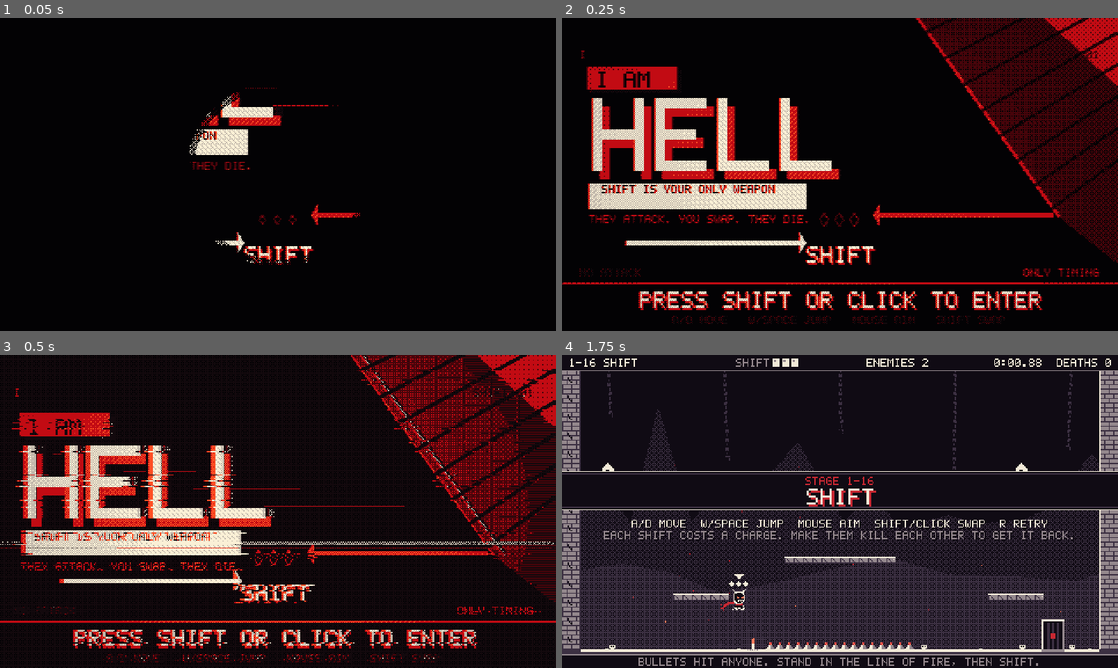
Above: before the commit, frames 1-4 (two rows, left to right).
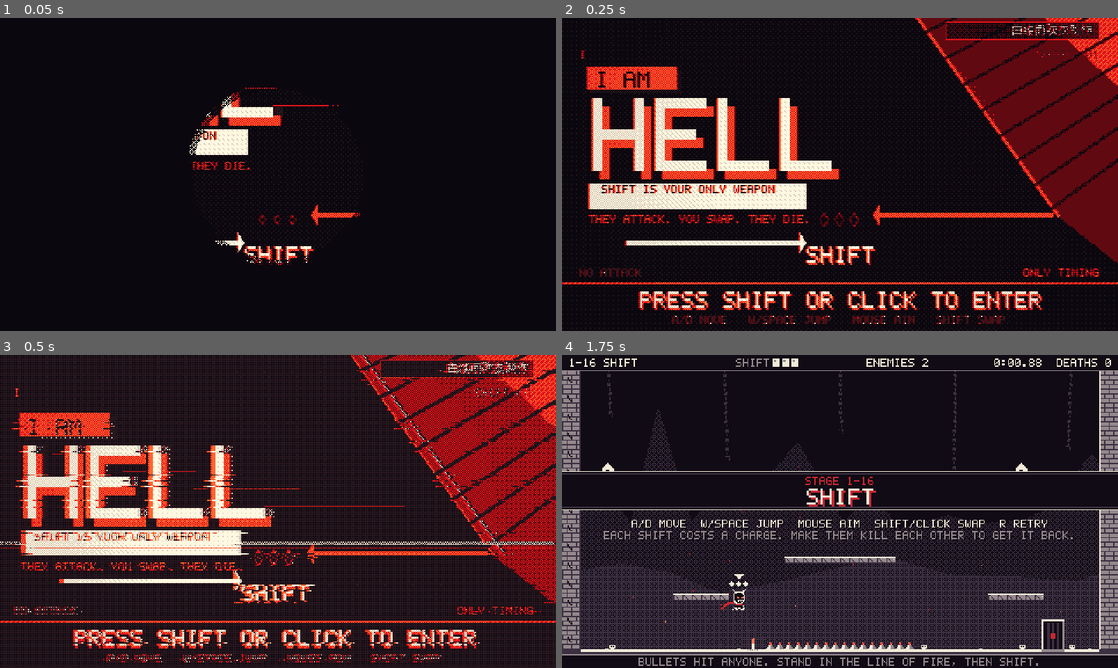
Above: after the commit, the same moments.

Repository: lvyuchuiyi/i-am-hell
Game: Godot game, scene res://scenes/main.tscn
The game is run twice, just before and just after one commit, with the same random seed, the same clock (stepped at 60 frames per second) and the same inputs.
Inputs (mouse positions are in pixels of both pictures, inside the frame that each line leads up to):
- Up to frame 1 (0.05 s): no input
- Up to frame 2 (0.25 s): no input
- Up to frame 3 (0.5 s): no input
- Up to frame 4 (1.75 s): tap Enter at 0.5 s; move the mouse to (962, 495) at 0.52 s; hold D from 0.53 s (still down); tap R at 0.6 s; click (962, 495) at 0.67 s; tap Space at 0.77, 1.07, 1.52 s; move the mouse to (728, 527) at 1.27 s; tap N at 1.35 s

The runs differ from the first frame. In frame 1, 2.5% of the frame differs, in the area x 34-66%, y 22-79%; in frame 2, 32%, in the area x 0-100%, y 0-100%; in frame 3, 26%; in frame 4, nothing differs.

Commit message:
Refine title screen visibility and add author credit

Diff:
--- a/start_page/start_screen.gd
+++ b/start_page/start_screen.gd
@@ -8,15 +8,16 @@
 const GAME_SCENE := "res://scenes/main.tscn"
 const START_META := "iamhell_game_started"
 const CYCLE := 4.8
-
-const C_BLACK := Color(0.012, 0.008, 0.016)
-const C_DARK := Color(0.075, 0.035, 0.050)
-const C_MID := Color(0.29, 0.25, 0.28)
-const C_LIGHT := Color(0.76, 0.72, 0.67)
-const C_WHITE := Color(0.98, 0.94, 0.84)
-const C_RED_DARK := Color(0.28, 0.015, 0.040)
-const C_RED := Color(0.76, 0.045, 0.075)
-const C_EMBER := Color(1.0, 0.31, 0.14)
+const AUTHOR_CREDIT := "由缕雨吹衣制作"
+
+const C_BLACK := Color(0.045, 0.030, 0.055)
+const C_DARK := Color(0.15, 0.085, 0.115)
+const C_MID := Color(0.48, 0.42, 0.46)
+const C_LIGHT := Color(0.84, 0.79, 0.72)
+const C_WHITE := Color(1.0, 0.97, 0.88)
+const C_RED_DARK := Color(0.38, 0.035, 0.065)
+const C_RED := Color(0.88, 0.075, 0.10)
+const C_EMBER := Color(1.0, 0.40, 0.18)
 
 const TITLE_SHADER := """
 shader_type canvas_item;
@@ -71,7 +72,7 @@
 		texture(screen_tex, uv - vec2(split, 0.0)).b
 	);
 	vec2 q = (uv - vec2(0.5)) * vec2(1.55, 1.0);
-	c *= 1.0 - smoothstep(0.35, 0.80, length(q)) * (0.18 + hit * 0.20);
+	c *= 1.0 - smoothstep(0.35, 0.80, length(q)) * (0.10 + hit * 0.16);
 	c *= 0.96 + 0.04 * sin(FRAGCOORD.y * 3.14159);
 	c = mix(c, vec3(1.0), clamp(flash * 0.82, 0.0, 0.9));
 
@@ -83,37 +84,37 @@
 	if (is_red) {
 		int k = int(clamp(floor(mx * 3.0 + th + 0.5), 0.0, 3.0));
 		result = choose_color(k,
-			vec3(0.012, 0.008, 0.016),
-			vec3(0.280, 0.015, 0.040),
-			vec3(0.760, 0.045, 0.075),
-			vec3(1.000, 0.310, 0.140));
+			vec3(0.045, 0.030, 0.055),
+			vec3(0.380, 0.035, 0.065),
+			vec3(0.880, 0.075, 0.100),
+			vec3(1.000, 0.400, 0.180));
 	} else {
 		float l = dot(c, vec3(0.299, 0.587, 0.114));
 		int k = int(clamp(floor(l * 3.0 + th + 0.5), 0.0, 3.0));
 		result = choose_color(k,
-			vec3(0.012, 0.008, 0.016),
-			vec3(0.075, 0.035, 0.050),
-			vec3(0.760, 0.720, 0.670),
-			vec3(0.980, 0.940, 0.840));
+			vec3(0.045, 0.030, 0.055),
+			vec3(0.150, 0.085, 0.115),
+			vec3(0.840, 0.790, 0.720),
+			vec3(1.000, 0.970, 0.880));
 	}
 
 	if (impact > 0.56) {
 		float l2 = dot(c, vec3(0.299, 0.587, 0.114));
 		if (is_red) {
-			result = vec3(0.760, 0.045, 0.075);
+			result = vec3(0.880, 0.075, 0.100);
 		} else if (l2 > 0.34) {
-			result = vec3(0.980, 0.940, 0.840);
+			result = vec3(1.000, 0.970, 0.880);
 		} else {
-			result = vec3(0.012, 0.008, 0.016);
+			result = vec3(0.045, 0.030, 0.055);
 		}
 	}
 
 	vec2 px = SCREEN_UV / SCREEN_PIXEL_SIZE;
 	float dist = length(px - iris_center);
 	if (dist > iris_r) {
-		result = vec3(0.012, 0.008, 0.016);
+		result = vec3(0.045, 0.030, 0.055);
 	} else if (dist > iris_r - 6.0 && th > -0.15) {
-		result = vec3(0.012, 0.008, 0.016);
+		result = vec3(0.045, 0.030, 0.055);
 	}
 
 	COLOR = vec4(result, 1.0);
@@ -127,14 +128,24 @@
 var shader_rect: ColorRect
 var shader_mat: ShaderMaterial
 var start_sound: AudioStreamPlayer
+var author_font: SystemFont
 
 
 func _ready() -> void:
 	Engine.time_scale = 1.0
 	mouse_filter = Control.MOUSE_FILTER_IGNORE
+	_build_author_font()
 	_build_audio()
 	_build_overlay()
 	queue_redraw()
+
+
+func _build_author_font() -> void:
+	author_font = SystemFont.new()
+	author_font.font_names = PackedStringArray([
+		"Microsoft YaHei UI", "Microsoft YaHei", "Noto Sans CJK SC", "SimHei", "sans-serif"
+	])
+	author_font.allow_system_fallback = true
 
 
 func _build_audio() -> void:
@@ -266,6 +277,7 @@
 		draw_rect(Rect2(0, y, W, 1), Color(1, 1, 1, 0.025))
 	PF.draw(self, Vector2(16, 28), "I", 1, C_RED)
 	PF.draw(self, Vector2(W - 16, 28), "SHIFT//01", 1, C_MID, 2)
+	_draw_author_credit()
 	PF.draw(self, Vector2(16, 216), "NO ATTACK", 1, C_MID)
 	PF.draw(self, Vector2(W - 16, 216), "ONLY TIMING", 1, C_RED, 2)
 
@@ -279,6 +291,19 @@
 			Color(C_RED.r, C_RED.g, C_RED.b, 0.70), 5.0)
 		draw_line(Vector2(sx - 38, -10), Vector2(sx + 46, H + 10),
 			Color(1, 1, 1, 0.80), 1.0)
+
+
+func _draw_author_credit() -> void:
+	var text_width := 132.0
+	var panel := Rect2(W - 16.0 - text_width, 3.0, text_width, 15.0)
+	draw_rect(panel, Color(0, 0, 0, 0.68))
+	draw_rect(panel, Color(C_RED.r, C_RED.g, C_RED.b, 0.72), false, 1.0)
+	var pos := Vector2(panel.position.x, 14.0)
+	var color := Color(C_WHITE.r, C_WHITE.g, C_WHITE.b, 0.96)
+	draw_string_outline(author_font, pos, AUTHOR_CREDIT,
+		HORIZONTAL_ALIGNMENT_RIGHT, text_width - 6.0, 10, 2, Color(0, 0, 0, 0.96))
+	draw_string(author_font, pos, AUTHOR_CREDIT,
+		HORIZONTAL_ALIGNMENT_RIGHT, text_width - 6.0, 10, color)
 
 
 func _draw_title() -> void:
Not shown, added: art/.gdignore
Binary file changed: art/screenshot_gameplay.png
Not shown, changed: export_presets.cfg
